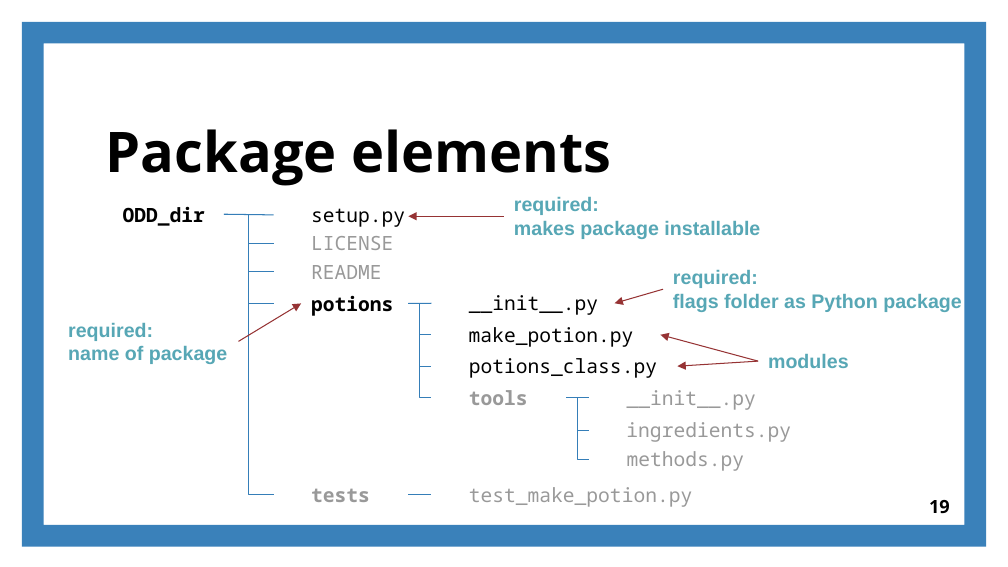
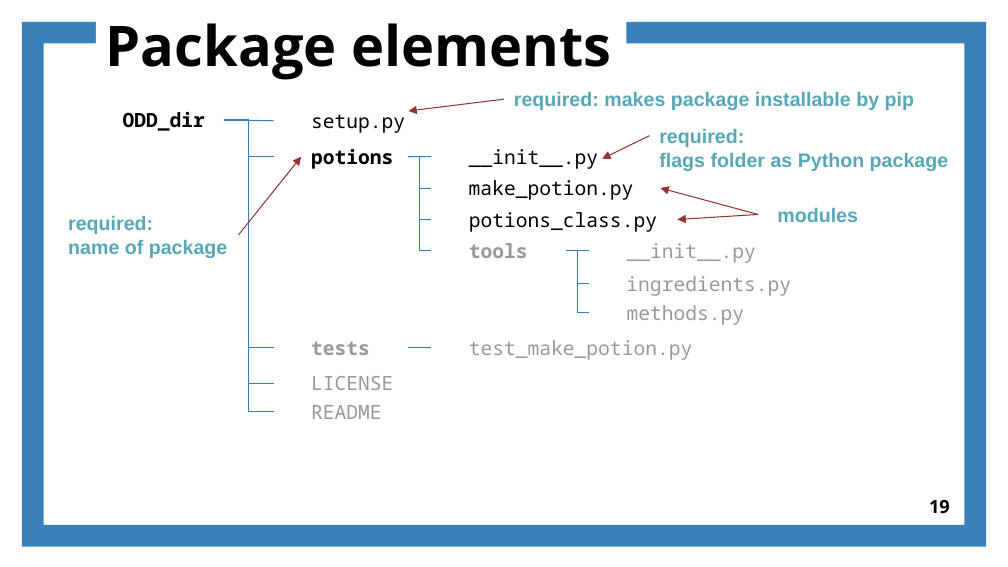
Before and after one commit to joejoeyjoseph/2019-camerino-ODD, a slide deck: slide 19 of materials/ODD_presentation.pptx. Drawn at 1008x567 pixels with LibreOffice and Linux fonts; fonts in the diff are those of the drawing. Boxes give left, top, right and bottom in pixels: in the first picture for what was removed or moved away, otherwise in the second. Text is boxed around its words. In the diff, an @@ line names an element or a change of style, - is before the commit and + after.

```diff
--- a/materials/ODD_presentation.pptx
+++ b/materials/ODD_presentation.pptx
@@ title "Package elements": place and size @@
-title "Package elements" at (106,129,611,186)
+title "Package elements" at (106,23,611,80)
@@ title "Package elements" at (106,23,611,80): vertical alignment bottom to top @@
@@ arrow moved from (504, 217) - (408, 217) to (504, 99) - (408, 111) @@
@@ text at (514,92,914,110): text changed @@
-required:
-makes package installable
+required: makes package installable by pip
@@ text "required:": place and size @@
-text "required:" at (673,270,962,312)
+text "required:" at (659,129,949,171)
@@ 2 texts, 1 rectangle, 1 line: place and size @@
-2 texts, 1 rectangle, 1 line at (123,194,405,236)
+2 texts, 1 rectangle, 1 line at (123,100,405,142)
@@ elbow line moved from (224, 215) - (273, 272) to (224, 120) - (273, 411) @@
@@ elbow line moved from (224, 215) - (273, 495) to (224, 120) - (273, 348) @@
@@ elbow line moved from (224, 215) - (273, 243) to (224, 120) - (273, 383) @@
@@ elbow line moved from (224, 215) - (273, 303) to (224, 120) - (273, 157) @@
@@ arrow moved from (663, 289) - (615, 303) to (649, 136) - (602, 159) @@
@@ arrow moved from (239, 342) - (301, 303) to (239, 235) - (301, 157) @@
@@ 9 texts, 9 rectangles, 5 elbow lines, 3 lines, 2 arrows: place and size @@
-9 texts, 9 rectangles, 5 elbow lines, 3 lines, 2 arrows at (273,282,791,516)
+9 texts, 9 rectangles, 5 elbow lines, 3 lines, 2 arrows at (273,136,791,369)
@@ text "required:": place and size @@
-text "required:" at (68,323,228,364)
+text "required:" at (68,216,228,258)
@@ text "modules": place and size @@
-text "modules" at (768,354,849,368)
+text "modules" at (777,208,858,222)
@@ text "methods.py": place and size @@
-text "methods.py" at (627,451,745,471)
+text "methods.py" at (627,305,745,325)
@@ 2 texts, 2 rectangles: place and size @@
-2 texts, 2 rectangles at (273,223,393,293)
+2 texts, 2 rectangles at (273,363,393,433)
```
Also in this commit, not shown: 28 other slides changed, 2 slides added, 3 slides removed, 2 other files.
